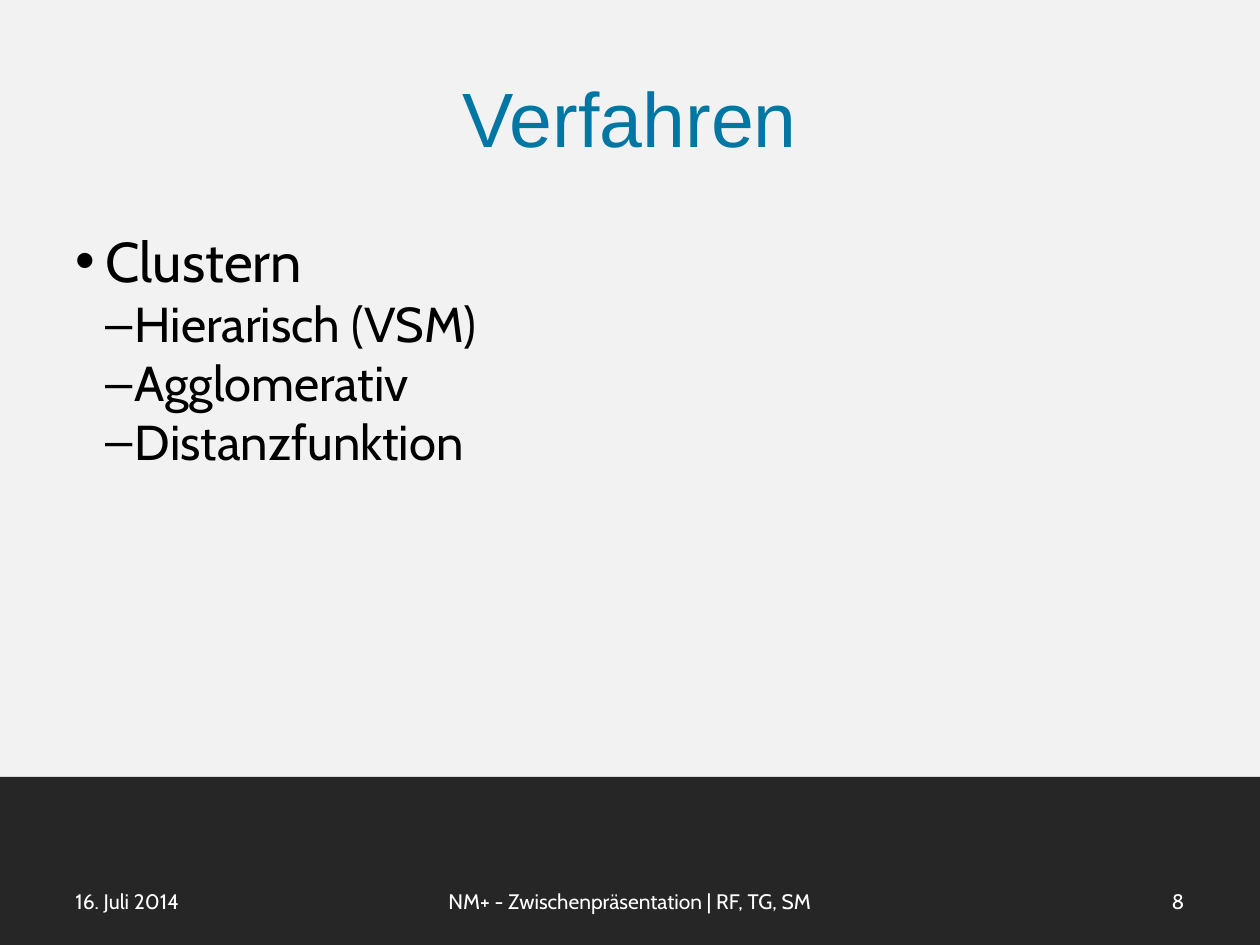
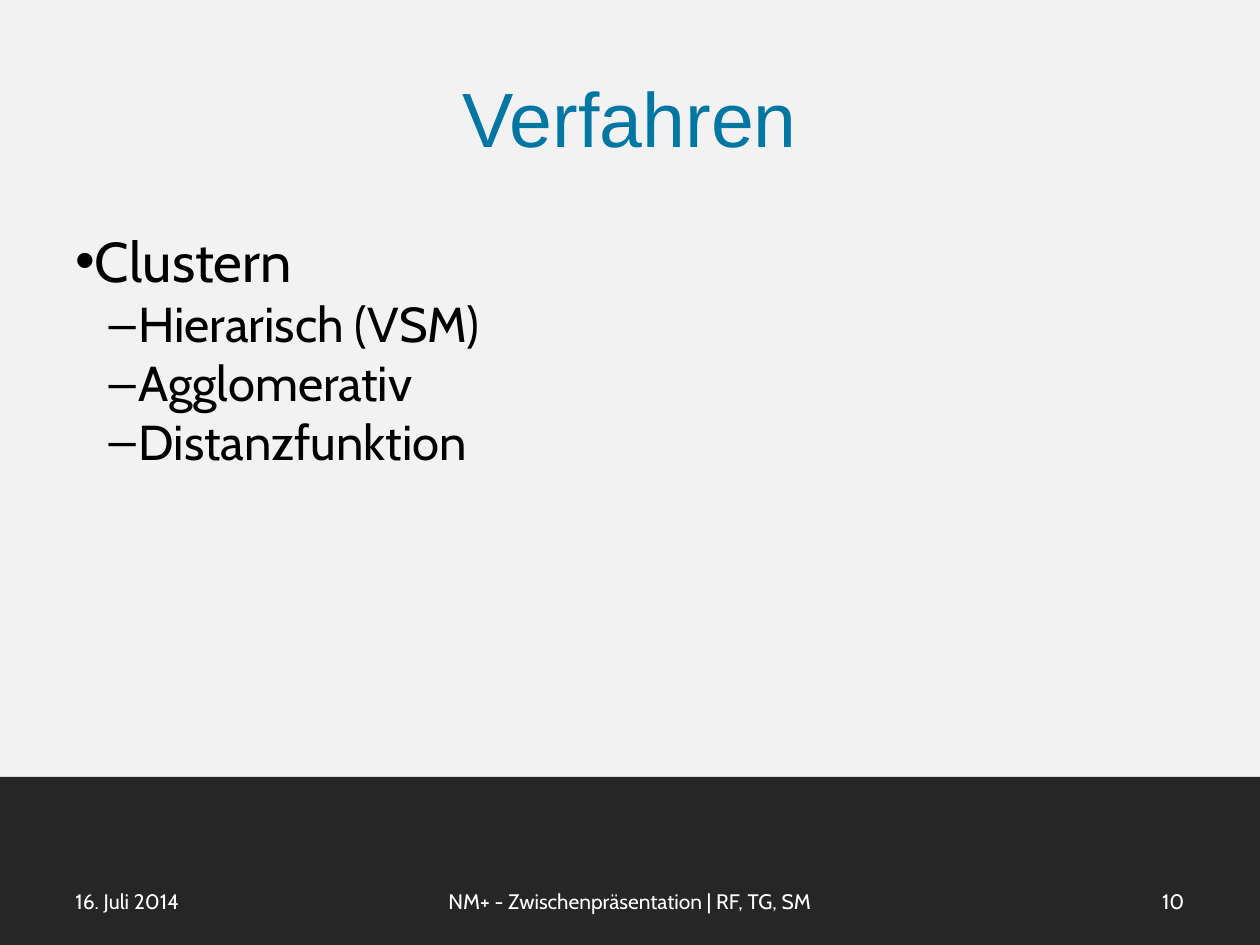
Before and after one commit to smba/newsminer, a slide deck: slide 10 of Dokumente/Endpräsentation/newsminer_plus.pptx (slide 8 before the commit). Drawn at 1260x945 pixels with LibreOffice and Linux fonts; fonts in the diff are those of the drawing. Boxes give left, top, right and bottom in pixels: in the first picture for what was removed or moved away, otherwise in the second. Text is boxed around its words. In the diff, an @@ line names an element or a change of style, - is before the commit and + after.

```diff
--- a/Dokumente/Endpräsentation/newsminer_plus.pptx
+++ b/Dokumente/Endpräsentation/newsminer_plus.pptx
@@ text at [138,305,480,461]: indent changed @@
@@ page number at [1162,894,1184,910]: text changed @@
-8
+10
```
Also in this commit, not shown: 4 other slides changed, 6 slides added.
